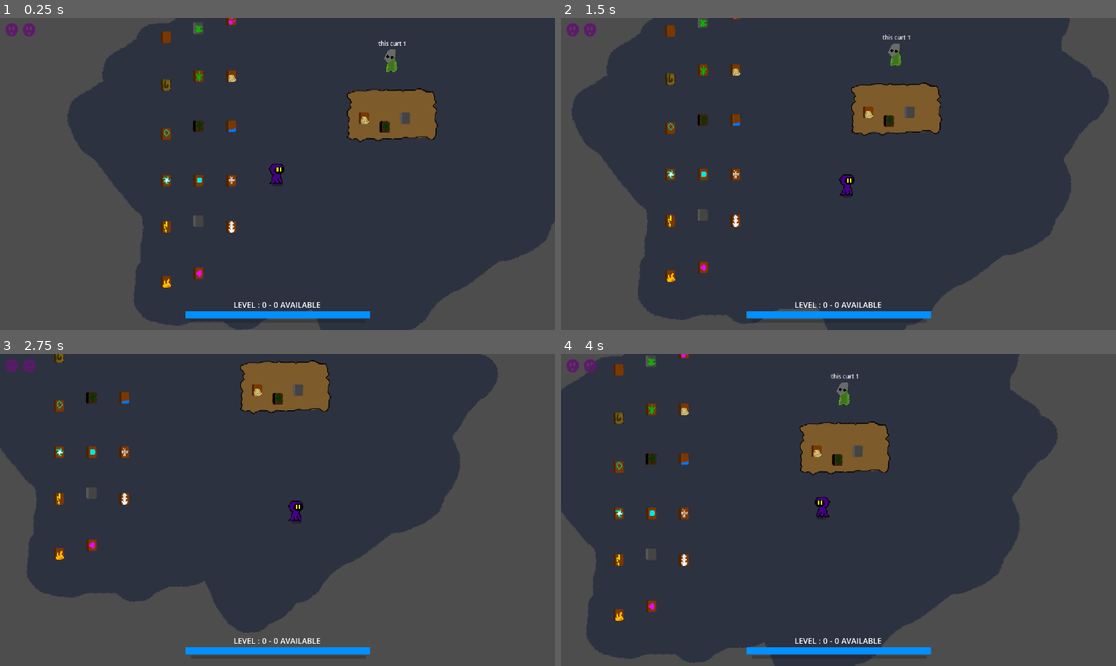
Above: before the commit, frames 1-4 (two rows, left to right).
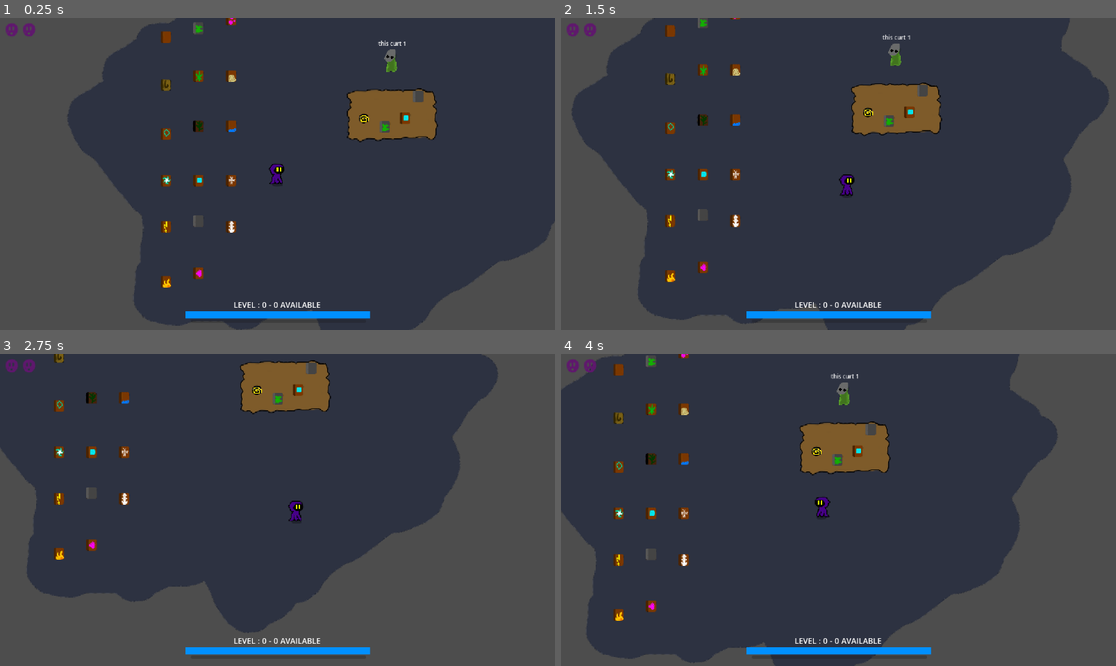
Above: after the commit, the same moments.

Repository: gui-bertoso/call-of-mages
Game: Godot game, scene res://maps/debug_map.tscn
The game is run twice, just before and just after one commit, with the same random seed, the same clock (stepped at 60 frames per second) and the same inputs.
Inputs (mouse positions are in pixels of both pictures, inside the frame that each line leads up to):
- Up to frame 1 (0.25 s): no input
- Up to frame 2 (1.5 s): tap Enter at 0.5 s; move the mouse to (960, 158) at 0.52 s; hold D (move_right) 0.53-1.28 s; tap E (action_buy) at 0.6 s; move the mouse to (727, 189) at 1.27 s; hold S (move_down) from 1.28 s (still down); click (727, 189) at 1.35 s
- Up to frame 3 (2.75 s): move the mouse to (333, 441) at 2.02 s; release S (move_down) at 2.03 s; hold D (move_right) from 2.03 s (still down); tap E (action_buy) at 2.1 s
- Up to frame 4 (4 s): move the mouse to (810, 572) at 2.77 s; release D (move_right) at 2.78 s; hold W (move_up) 2.78-3.53 s; click (810, 572) at 2.85 s; move the mouse to (1005, 556) at 3.52 s; hold A (move_left) from 3.53 s (still down); tap E (action_buy) at 3.6 s

The runs differ from the first frame. In frame 1, 0.3% of the frame differs, in the area x 64-77%, y 23-37%; in frame 2, 0.3%, in the area x 54-67%, y 21-35%; in frame 3, 0.3%; in frame 4, 0.3%.

Commit message:
feat: upgrades added pt.1

Diff:
--- a/store/store.gd
+++ b/store/store.gd
@@ -17,20 +17,35 @@
 	preload("res://books_datas/book13.tres"),
 	preload("res://books_datas/book14.tres"),
 	preload("res://books_datas/book15.tres"),
-	preload("res://books_datas/book16.tres")
+	preload("res://books_datas/book16.tres"),
+	preload("res://upgrades_datas/upgrade0.tres"),
+	preload("res://upgrades_datas/upgrade1.tres"),
+	preload("res://upgrades_datas/upgrade2.tres"),
+	preload("res://upgrades_datas/upgrade3.tres"),
+	preload("res://upgrades_datas/upgrade4.tres"),
+	preload("res://upgrades_datas/upgrade5.tres"),
+	preload("res://upgrades_datas/upgrade6.tres"),
+	preload("res://upgrades_datas/upgrade7.tres"),
+	preload("res://upgrades_datas/upgrade8.tres"),
+	preload("res://upgrades_datas/upgrade9.tres"),
+	preload("res://upgrades_datas/upgrade10.tres"),
+	preload("res://upgrades_datas/upgrade11.tres"),
+	preload("res://upgrades_datas/upgrade12.tres"),
+	preload("res://upgrades_datas/upgrade13.tres"),
+	preload("res://upgrades_datas/upgrade14.tres"),
+	preload("res://upgrades_datas/upgrade15.tres")
 ]
 
 var has_products = false
 
 func _ready() -> void:
-	for i in 7:
-		if randf_range(0, 1) > 0.1:
-			var marker: Marker2D = $StoreBackground.get_child(randi_range(0, 3))
-			if marker == null or marker.get_child_count() > 0: return
-			var item = load("res://store_slot/store_slot.tscn").instantiate()
-			item.item_to_sell = itens_list[randi_range(0, itens_list.size()-1)]
-			item.seller = $SellerNPC
-			marker.add_child(item)
+	for i in 14:
+		var marker: Marker2D = $StoreBackground.get_child(randi_range(0, 6))
+		if marker == null or marker.get_child_count() > 0: return
+		var item = load("res://store_slot/store_slot.tscn").instantiate()
+		item.item_to_sell = itens_list[randi_range(0, itens_list.size()-1)]
+		item.seller = $SellerNPC
+		marker.add_child(item)
 	has_products = true
 
 func _process(_delta: float) -> void:
--- /dev/null
+++ b/upgrades_datas/upgrade0.tres
@@ -0,0 +1,9 @@
+[gd_resource type="Resource" script_class="UpgradeData" load_steps=3 format=3 uid="uid://detpi3y10qcll"]
+
+[ext_resource type="Script" uid="uid://cu0rn4g6t3rl4" path="res://upgrades_datas/upgrade_data.gd" id="1_slwkj"]
+[ext_resource type="Texture2D" uid="uid://chj1oex2t8xjb" path="res://assets/upgrades/upgrade0.png" id="2_008jj"]
+
+[resource]
+script = ExtResource("1_slwkj")
+upgrade_name = "Upgrade0"
+upgrade_image = ExtResource("2_008jj")
--- /dev/null
+++ b/upgrades_datas/upgrade1.tres
@@ -0,0 +1,9 @@
+[gd_resource type="Resource" script_class="UpgradeData" load_steps=3 format=3 uid="uid://c8f8lebvuod37"]
+
+[ext_resource type="Script" uid="uid://cu0rn4g6t3rl4" path="res://upgrades_datas/upgrade_data.gd" id="1_61gc0"]
+[ext_resource type="Texture2D" uid="uid://cgjt0su1wcywg" path="res://assets/upgrades/upgrade1.png" id="2_sgeos"]
+
+[resource]
+script = ExtResource("1_61gc0")
+upgrade_name = "Upgrade1"
+upgrade_image = ExtResource("2_sgeos")
--- /dev/null
+++ b/upgrades_datas/upgrade10.tres
@@ -0,0 +1,9 @@
+[gd_resource type="Resource" script_class="UpgradeData" load_steps=3 format=3 uid="uid://cl8awhdavj2un"]
+
+[ext_resource type="Script" uid="uid://cu0rn4g6t3rl4" path="res://upgrades_datas/upgrade_data.gd" id="1_untlx"]
+[ext_resource type="Texture2D" uid="uid://cw127wkldq6jq" path="res://assets/upgrades/upgrade10.png" id="2_p8nyj"]
+
+[resource]
+script = ExtResource("1_untlx")
+upgrade_name = "Upgrade10"
+upgrade_image = ExtResource("2_p8nyj")
--- /dev/null
+++ b/upgrades_datas/upgrade11.tres
@@ -0,0 +1,9 @@
+[gd_resource type="Resource" script_class="UpgradeData" load_steps=3 format=3 uid="uid://c38e4pydd8ull"]
+
+[ext_resource type="Script" uid="uid://cu0rn4g6t3rl4" path="res://upgrades_datas/upgrade_data.gd" id="1_6ihny"]
+[ext_resource type="Texture2D" uid="uid://bwvd6ofd1ax5q" path="res://assets/upgrades/upgrade11.png" id="2_unw82"]
+
+[resource]
+script = ExtResource("1_6ihny")
+upgrade_name = "Upgrade11"
+upgrade_image = ExtResource("2_unw82")
--- /dev/null
+++ b/upgrades_datas/upgrade12.tres
@@ -0,0 +1,9 @@
+[gd_resource type="Resource" script_class="UpgradeData" load_steps=3 format=3 uid="uid://bnfmi0vcvb223"]
+
+[ext_resource type="Script" uid="uid://cu0rn4g6t3rl4" path="res://upgrades_datas/upgrade_data.gd" id="1_1byxa"]
+[ext_resource type="Texture2D" uid="uid://c7dwqkg6eawni" path="res://assets/upgrades/upgrade12.png" id="2_g4mbf"]
+
+[resource]
+script = ExtResource("1_1byxa")
+upgrade_name = "Upgrade12"
+upgrade_image = ExtResource("2_g4mbf")
--- /dev/null
+++ b/upgrades_datas/upgrade13.tres
@@ -0,0 +1,9 @@
+[gd_resource type="Resource" script_class="UpgradeData" load_steps=3 format=3 uid="uid://b8jepf5qbeaqa"]
+
+[ext_resource type="Script" uid="uid://cu0rn4g6t3rl4" path="res://upgrades_datas/upgrade_data.gd" id="1_qmkne"]
+[ext_resource type="Texture2D" uid="uid://chxlo73qsljhc" path="res://assets/upgrades/upgrade13.png" id="2_qmkne"]
+
+[resource]
+script = ExtResource("1_qmkne")
+upgrade_name = "Upgrade13"
+upgrade_image = ExtResource("2_qmkne")
--- /dev/null
+++ b/upgrades_datas/upgrade14.tres
@@ -0,0 +1,9 @@
+[gd_resource type="Resource" script_class="UpgradeData" load_steps=3 format=3 uid="uid://4puvt2jvfjjn"]
+
+[ext_resource type="Script" uid="uid://cu0rn4g6t3rl4" path="res://upgrades_datas/upgrade_data.gd" id="1_k7qwk"]
+[ext_resource type="Texture2D" uid="uid://bhsmo3is58kij" path="res://assets/upgrades/upgrade14.png" id="2_k7qwk"]
+
+[resource]
+script = ExtResource("1_k7qwk")
+upgrade_name = "Upgrade14"
+upgrade_image = ExtResource("2_k7qwk")
--- /dev/null
+++ b/upgrades_datas/upgrade15.tres
@@ -0,0 +1,9 @@
+[gd_resource type="Resource" script_class="UpgradeData" load_steps=3 format=3 uid="uid://dhn3yjarl0msh"]
+
+[ext_resource type="Script" uid="uid://cu0rn4g6t3rl4" path="res://upgrades_datas/upgrade_data.gd" id="1_pkjd3"]
+[ext_resource type="Texture2D" uid="uid://ct4rocwaue8it" path="res://assets/upgrades/upgrade15.png" id="2_pkjd3"]
+
+[resource]
+script = ExtResource("1_pkjd3")
+upgrade_name = "Upgrade15"
+upgrade_image = ExtResource("2_pkjd3")
--- /dev/null
+++ b/upgrades_datas/upgrade2.tres
@@ -0,0 +1,9 @@
+[gd_resource type="Resource" script_class="UpgradeData" load_steps=3 format=3 uid="uid://bu1m4v2h70xpy"]
+
+[ext_resource type="Script" uid="uid://cu0rn4g6t3rl4" path="res://upgrades_datas/upgrade_data.gd" id="1_oldwc"]
+[ext_resource type="Texture2D" uid="uid://c3w4okqg6fdrf" path="res://assets/upgrades/upgrade2.png" id="2_xq8eb"]
+
+[resource]
+script = ExtResource("1_oldwc")
+upgrade_name = "Upgrade2"
+upgrade_image = ExtResource("2_xq8eb")
--- /dev/null
+++ b/upgrades_datas/upgrade3.tres
@@ -0,0 +1,9 @@
+[gd_resource type="Resource" script_class="UpgradeData" load_steps=3 format=3 uid="uid://bvb6tgbsd8wve"]
+
+[ext_resource type="Script" uid="uid://cu0rn4g6t3rl4" path="res://upgrades_datas/upgrade_data.gd" id="1_rm54b"]
+[ext_resource type="Texture2D" uid="uid://cahr2l70i37gm" path="res://assets/upgrades/upgrade3.png" id="2_c7767"]
+
+[resource]
+script = ExtResource("1_rm54b")
+upgrade_name = "Upgrade3"
+upgrade_image = ExtResource("2_c7767")
--- /dev/null
+++ b/upgrades_datas/upgrade4.tres
@@ -0,0 +1,9 @@
+[gd_resource type="Resource" script_class="UpgradeData" load_steps=3 format=3 uid="uid://d1c27pynf0fki"]
+
+[ext_resource type="Script" uid="uid://cu0rn4g6t3rl4" path="res://upgrades_datas/upgrade_data.gd" id="1_ndrih"]
+[ext_resource type="Texture2D" uid="uid://d4agjvd3uasqo" path="res://assets/upgrades/upgrade4.png" id="2_muhfn"]
+
+[resource]
+script = ExtResource("1_ndrih")
+upgrade_name = "Upgrade4"
+upgrade_image = ExtResource("2_muhfn")
--- /dev/null
+++ b/upgrades_datas/upgrade5.tres
@@ -0,0 +1,9 @@
+[gd_resource type="Resource" script_class="UpgradeData" load_steps=3 format=3 uid="uid://bc8181kvtj1fe"]
+
+[ext_resource type="Script" uid="uid://cu0rn4g6t3rl4" path="res://upgrades_datas/upgrade_data.gd" id="1_denmm"]
+[ext_resource type="Texture2D" uid="uid://2ygbnsh87wss" path="res://assets/upgrades/upgrade5.png" id="2_4kmn5"]
+
+[resource]
+script = ExtResource("1_denmm")
+upgrade_name = "Upgrade5"
+upgrade_image = ExtResource("2_4kmn5")
--- /dev/null
+++ b/upgrades_datas/upgrade6.tres
@@ -0,0 +1,9 @@
+[gd_resource type="Resource" script_class="UpgradeData" load_steps=3 format=3 uid="uid://bplfre0gudemb"]
+
+[ext_resource type="Script" uid="uid://cu0rn4g6t3rl4" path="res://upgrades_datas/upgrade_data.gd" id="1_p5lb2"]
+[ext_resource type="Texture2D" uid="uid://bci2g6yuqgla0" path="res://assets/upgrades/upgrade6.png" id="2_gdist"]
+
+[resource]
+script = ExtResource("1_p5lb2")
+upgrade_name = "Upgrade6"
+upgrade_image = ExtResource("2_gdist")
--- /dev/null
+++ b/upgrades_datas/upgrade7.tres
@@ -0,0 +1,9 @@
+[gd_resource type="Resource" script_class="UpgradeData" load_steps=3 format=3 uid="uid://gf3iaryaybxo"]
+
+[ext_resource type="Script" uid="uid://cu0rn4g6t3rl4" path="res://upgrades_datas/upgrade_data.gd" id="1_7nwh4"]
+[ext_resource type="Texture2D" uid="uid://db8x418mlaxe0" path="res://assets/upgrades/upgrade7.png" id="2_0ofx5"]
+
+[resource]
+script = ExtResource("1_7nwh4")
+upgrade_name = "Upgrade7"
+upgrade_image = ExtResource("2_0ofx5")
--- /dev/null
+++ b/upgrades_datas/upgrade8.tres
@@ -0,0 +1,9 @@
+[gd_resource type="Resource" script_class="UpgradeData" load_steps=3 format=3 uid="uid://c5ur65ta5i556"]
+
+[ext_resource type="Script" uid="uid://cu0rn4g6t3rl4" path="res://upgrades_datas/upgrade_data.gd" id="1_yjmyg"]
+[ext_resource type="Texture2D" uid="uid://dcum7tmr5ei7h" path="res://assets/upgrades/upgrade8.png" id="2_imign"]
+
+[resource]
+script = ExtResource("1_yjmyg")
+upgrade_name = "Upgrade8"
+upgrade_image = ExtResource("2_imign")
--- /dev/null
+++ b/upgrades_datas/upgrade9.tres
@@ -0,0 +1,9 @@
+[gd_resource type="Resource" script_class="UpgradeData" load_steps=3 format=3 uid="uid://eedh7f0nsga3"]
+
+[ext_resource type="Script" uid="uid://cu0rn4g6t3rl4" path="res://upgrades_datas/upgrade_data.gd" id="1_pvacd"]
+[ext_resource type="Texture2D" uid="uid://cwbyd1wvqyujo" path="res://assets/upgrades/upgrade9.png" id="2_qhi4l"]
+
+[resource]
+script = ExtResource("1_pvacd")
+upgrade_name = "Upgrade9"
+upgrade_image = ExtResource("2_qhi4l")
--- a/upgrades_datas/upgrade_data.gd
+++ b/upgrades_datas/upgrade_data.gd
@@ -2,6 +2,7 @@
 class_name UpgradeData
 
 @export var upgrade_name: String = ""
+@export var upgrade_description: String = ""
 @export_enum("extra_damage", "extra_bullet_speed", "extra_attack_speed", "extra_bullet_size") var upgrade_type: String = ""
 @export var upgrade_value: int = 1
 @export var upgrade_image: CompressedTexture2D = null
Renamed: assets/upgrades/blue_amuleto.png -> assets/upgrades/upgrade0.png
Not shown, changed: assets/upgrades/upgrade0.png.import
Renamed: assets/upgrades/blue_eye.png -> assets/upgrades/upgrade1.png
Not shown, changed: assets/upgrades/upgrade1.png.import
Renamed: assets/upgrades/suspicius_plate_0.png -> assets/upgrades/upgrade10.png
Not shown, changed: assets/upgrades/upgrade10.png.import
Renamed: assets/upgrades/suspicius_plate_1.png -> assets/upgrades/upgrade11.png
Not shown, changed: assets/upgrades/upgrade11.png.import
Renamed: assets/upgrades/suspicius_plate_2.png -> assets/upgrades/upgrade12.png
Not shown, changed: assets/upgrades/upgrade12.png.import
Renamed: assets/upgrades/vortice_overdose.png -> assets/upgrades/upgrade13.png
Not shown, changed: assets/upgrades/upgrade13.png.import
(and 20 more such lines)
